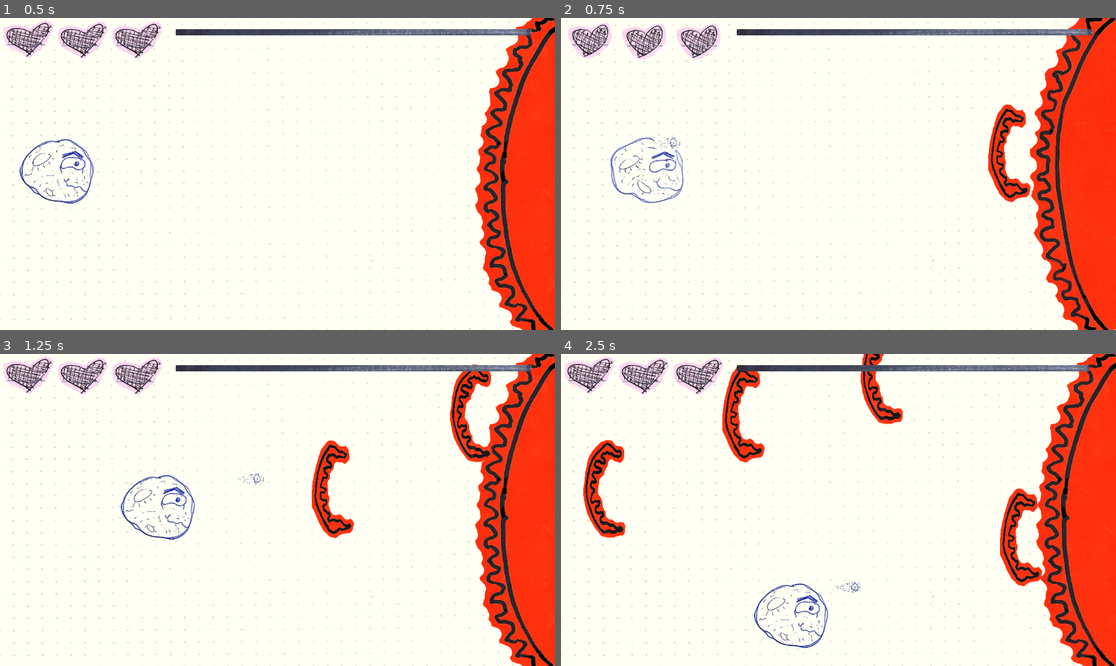
Above: before the commit, frames 1-4 (two rows, left to right).
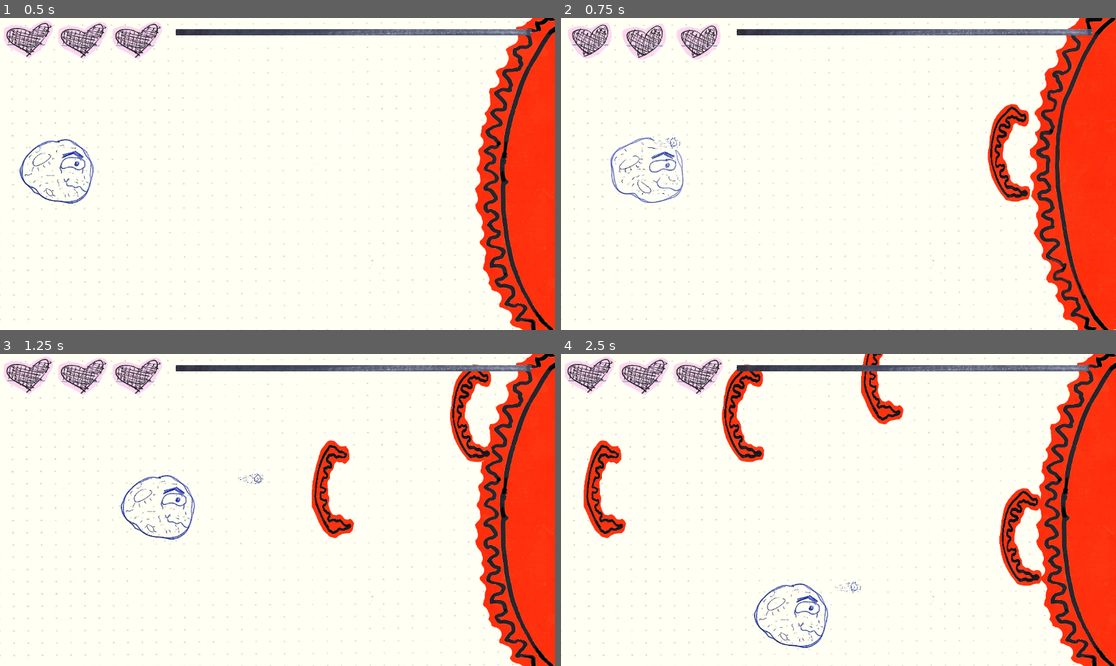
Above: after the commit, the same moments.

Repository: zirons1/Stargazing
Game: Godot game, scene res://levels/betel_battle.tscn
The game is run twice, just before and just after one commit, with the same random seed, the same clock (stepped at 60 frames per second) and the same inputs. This scene is started directly instead of the project's main scene.
Inputs:
- Up to frame 1 (0.5 s): no input
- Up to frame 2 (0.75 s): hold Right (player_right) from 0.53 s (still down); hold Space (space) from 0.53 s (still down)
- Up to frame 3 (1.25 s): keep holding Right (player_right); keep holding Space (space)
- Up to frame 4 (2.5 s): release Right (player_right) at 1.28 s; release Space (space) at 1.28 s; hold Down (player_down) 1.28-2.03 s; tap Space (space) at 1.35 s; hold Right (player_right) from 2.03 s (still down); hold Space (space) from 2.03 s (still down)

Frame 1 is identical in both runs. In frame 2, 0.9% of the frame differs, in the area x 76-85%, y 27-60%; in frame 3, less than 0.1%; in frame 4, 3.2%, in the area x 4-87%, y 0-77%.

Commit message:
Art asset reorg

Diff:
--- a/enemies/betel/betelgeuse.tscn
+++ b/enemies/betel/betelgeuse.tscn
@@ -1,8 +1,8 @@
 [gd_scene load_steps=9 format=3 uid="uid://vfogplvhc6rr"]
 
 [ext_resource type="Script" path="res://enemies/betel/betelgeuse.gd" id="1_a5t1h"]
-[ext_resource type="Texture2D" uid="uid://ckjnlrdr4qhbb" path="res://art/sun1.png" id="1_nnpuy"]
-[ext_resource type="Texture2D" uid="uid://bgvsmew55jdui" path="res://art/sun2.png" id="2_c4kk3"]
+[ext_resource type="Texture2D" uid="uid://ckjnlrdr4qhbb" path="res://art/old/sun1.png" id="1_nnpuy"]
+[ext_resource type="Texture2D" uid="uid://bgvsmew55jdui" path="res://art/old/sun2.png" id="2_c4kk3"]
 [ext_resource type="Texture2D" uid="uid://ob7swnrnsdem" path="res://art/paper/betel1.png" id="3_vbc5n"]
 [ext_resource type="Texture2D" uid="uid://da1lycjwpunnf" path="res://art/paper/betel2.png" id="4_m6egi"]
 
--- a/enemies/betel/solar_flare.tscn
+++ b/enemies/betel/solar_flare.tscn
@@ -1,8 +1,8 @@
 [gd_scene load_steps=7 format=3 uid="uid://b6crpoalhly3g"]
 
 [ext_resource type="Script" path="res://enemies/betel/solar_flare.gd" id="1_u3d1s"]
-[ext_resource type="Texture2D" uid="uid://bcum8vvp4cu4p" path="res://art/shooting_star1.png" id="2_xuidy"]
-[ext_resource type="Texture2D" uid="uid://cu8bgtbpmmrpj" path="res://art/shooting_star2.png" id="3_igh1e"]
+[ext_resource type="Texture2D" uid="uid://bcum8vvp4cu4p" path="res://art/old/shooting_star1.png" id="2_xuidy"]
+[ext_resource type="Texture2D" uid="uid://cu8bgtbpmmrpj" path="res://art/old/shooting_star2.png" id="3_igh1e"]
 [ext_resource type="Texture2D" uid="uid://b10evigxxaev3" path="res://art/paper/flare1.png" id="4_m3sg5"]
 [ext_resource type="Texture2D" uid="uid://eb5uiuqwb05y" path="res://art/paper/flare2.png" id="5_h3mld"]
 
@@ -40,7 +40,6 @@
 scale = Vector2(0.178439, 0.274045)
 sprite_frames = SubResource("SpriteFrames_wrbbs")
 animation = &"paper"
-frame_progress = 0.543356
 
 [node name="CollisionPolygon2D" type="CollisionPolygon2D" parent="."]
 position = Vector2(-1, 0)
--- a/enemies/sun/shooting_star.tscn
+++ b/enemies/sun/shooting_star.tscn
@@ -1,8 +1,8 @@
 [gd_scene load_steps=8 format=3 uid="uid://bk3ahoq2hkg74"]
 
-[ext_resource type="Texture2D" uid="uid://bcum8vvp4cu4p" path="res://art/shooting_star1.png" id="1_2fpi1"]
+[ext_resource type="Texture2D" uid="uid://bcum8vvp4cu4p" path="res://art/old/shooting_star1.png" id="1_2fpi1"]
 [ext_resource type="Script" path="res://enemies/sun/shooting_star.gd" id="1_i76lm"]
-[ext_resource type="Texture2D" uid="uid://cu8bgtbpmmrpj" path="res://art/shooting_star2.png" id="2_33tba"]
+[ext_resource type="Texture2D" uid="uid://cu8bgtbpmmrpj" path="res://art/old/shooting_star2.png" id="2_33tba"]
 [ext_resource type="Texture2D" uid="uid://dvxedi6u04wvv" path="res://art/paper/shooting_star1.png" id="4_bka4v"]
 [ext_resource type="Texture2D" uid="uid://c5fi0jffobhnc" path="res://art/paper/shooting_star2.png" id="5_jh5nu"]
 
--- a/enemies/sun/sun.tscn
+++ b/enemies/sun/sun.tscn
@@ -1,8 +1,8 @@
 [gd_scene load_steps=9 format=3 uid="uid://dksi14b5vihqv"]
 
-[ext_resource type="Texture2D" uid="uid://ckjnlrdr4qhbb" path="res://art/sun1.png" id="1_m2htp"]
+[ext_resource type="Texture2D" uid="uid://ckjnlrdr4qhbb" path="res://art/old/sun1.png" id="1_m2htp"]
 [ext_resource type="Script" path="res://enemies/sun/sun.gd" id="1_q0xt7"]
-[ext_resource type="Texture2D" uid="uid://bgvsmew55jdui" path="res://art/sun2.png" id="2_irfbv"]
+[ext_resource type="Texture2D" uid="uid://bgvsmew55jdui" path="res://art/old/sun2.png" id="2_irfbv"]
 [ext_resource type="Texture2D" uid="uid://ctyqa7eo7m7xb" path="res://art/paper/sun1.png" id="4_8roo1"]
 [ext_resource type="Texture2D" uid="uid://dbkxfnchte4tr" path="res://art/paper/sun2.png" id="5_r3uy7"]
 
--- a/player/laser.tscn
+++ b/player/laser.tscn
@@ -1,7 +1,7 @@
 [gd_scene load_steps=8 format=3 uid="uid://bobdc5c764hwy"]
 
-[ext_resource type="Texture2D" uid="uid://c100vt002alfw" path="res://art/laser1.png" id="1_wyrov"]
-[ext_resource type="Texture2D" uid="uid://dn04u7yv7ne5q" path="res://art/laser2.png" id="2_sjfs2"]
+[ext_resource type="Texture2D" uid="uid://c100vt002alfw" path="res://art/old/laser1.png" id="1_wyrov"]
+[ext_resource type="Texture2D" uid="uid://dn04u7yv7ne5q" path="res://art/old/laser2.png" id="2_sjfs2"]
 [ext_resource type="Script" path="res://player/laser.gd" id="3_6qunt"]
 [ext_resource type="Texture2D" uid="uid://ju7qt2yejnce" path="res://art/paper/laser1.png" id="4_c4xen"]
 [ext_resource type="Texture2D" uid="uid://jjikgm6ksuy5" path="res://art/paper/laser2.png" id="5_hax4m"]
@@ -45,8 +45,6 @@
 scale = Vector2(0.120229, 0.160194)
 sprite_frames = SubResource("SpriteFrames_r5wph")
 animation = &"paper"
-frame = 1
-frame_progress = 0.335673
 
 [node name="CollisionShape2D" type="CollisionShape2D" parent="."]
 position = Vector2(6, 3)
--- a/player/player.tscn
+++ b/player/player.tscn
@@ -1,9 +1,9 @@
 [gd_scene load_steps=11 format=3 uid="uid://cnx8qqobenu6d"]
 
 [ext_resource type="Script" path="res://player/player.gd" id="1_oj7h7"]
-[ext_resource type="Texture2D" uid="uid://bev3uw6qdt3vm" path="res://art/rocket1.png" id="1_q3r7l"]
+[ext_resource type="Texture2D" uid="uid://bev3uw6qdt3vm" path="res://art/old/rocket1.png" id="1_q3r7l"]
 [ext_resource type="PackedScene" uid="uid://bobdc5c764hwy" path="res://player/laser.tscn" id="2_o7lr4"]
-[ext_resource type="Texture2D" uid="uid://vjtcjyu0re8h" path="res://art/rocket2.png" id="2_uyxkc"]
+[ext_resource type="Texture2D" uid="uid://vjtcjyu0re8h" path="res://art/old/rocket2.png" id="2_uyxkc"]
 [ext_resource type="Texture2D" uid="uid://bnspcqx80s33h" path="res://art/paper/moon1.png" id="5_d0upx"]
 [ext_resource type="Texture2D" uid="uid://bic6ikeo44j2n" path="res://art/paper/iframe_moon1.png" id="5_g72ff"]
 [ext_resource type="Texture2D" uid="uid://de00c0kgbhyut" path="res://art/paper/moon2.png" id="6_m5xu8"]
--- a/ui/stats_ui.tscn
+++ b/ui/stats_ui.tscn
@@ -2,12 +2,12 @@
 
 [ext_resource type="Script" path="res://ui/stats_ui.gd" id="1_e4s7t"]
 [ext_resource type="Script" path="res://ui/health_bar.gd" id="1_nh6b7"]
-[ext_resource type="Texture2D" uid="uid://6sfk6jcsbotw" path="res://art/full_heart1.png" id="2_ss0f1"]
-[ext_resource type="Texture2D" uid="uid://cjw2dnbh35s2j" path="res://art/full_heart2.png" id="3_6u8tj"]
+[ext_resource type="Texture2D" uid="uid://6sfk6jcsbotw" path="res://art/old/full_heart1.png" id="2_ss0f1"]
+[ext_resource type="Texture2D" uid="uid://cjw2dnbh35s2j" path="res://art/old/full_heart2.png" id="3_6u8tj"]
 [ext_resource type="Texture2D" uid="uid://blcis751j8o7k" path="res://art/paper/full_heart1.png" id="4_cdmoy"]
 [ext_resource type="Texture2D" uid="uid://b54tpr2dx30w1" path="res://art/paper/full_heart2.png" id="5_n3ik1"]
-[ext_resource type="Texture2D" uid="uid://c2dtumgchfrvb" path="res://art/empty_heart1.png" id="6_onbh1"]
-[ext_resource type="Texture2D" uid="uid://basr0ufeaa4k8" path="res://art/empty_heart2.png" id="7_j0pfv"]
+[ext_resource type="Texture2D" uid="uid://c2dtumgchfrvb" path="res://art/old/empty_heart1.png" id="6_onbh1"]
+[ext_resource type="Texture2D" uid="uid://basr0ufeaa4k8" path="res://art/old/empty_heart2.png" id="7_j0pfv"]
 [ext_resource type="Texture2D" uid="uid://ssl8qmb2vdgh" path="res://art/paper/empty_heart1.png" id="8_456jm"]
 [ext_resource type="Texture2D" uid="uid://c8oknryhcg8no" path="res://art/paper/empty_heart2.png" id="9_7aq7c"]
 [ext_resource type="Script" path="res://ui/enemy_health.gd" id="11_t0oh7"]
Renamed: art/empty_heart1.png -> art/old/empty_heart1.png
Renamed: art/empty_heart2.png -> art/old/empty_heart2.png
Renamed: art/full_heart1.png -> art/old/full_heart1.png
Renamed: art/full_heart2.png -> art/old/full_heart2.png
Renamed: art/laser1.png -> art/old/laser1.png
Renamed: art/laser2.png -> art/old/laser2.png
Renamed: art/rocket1.png -> art/old/rocket1.png
Renamed: art/rocket2.png -> art/old/rocket2.png
Renamed: art/shooting_star1.png -> art/old/shooting_star1.png
Renamed: art/shooting_star2.png -> art/old/shooting_star2.png
Renamed: art/sun1.png -> art/old/sun1.png
Renamed: art/sun2.png -> art/old/sun2.png
